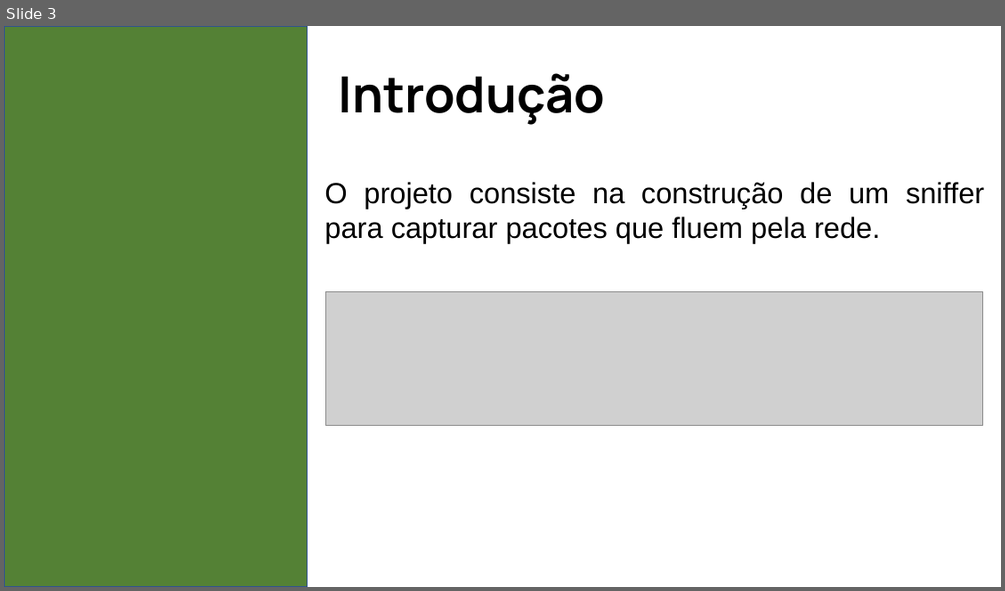
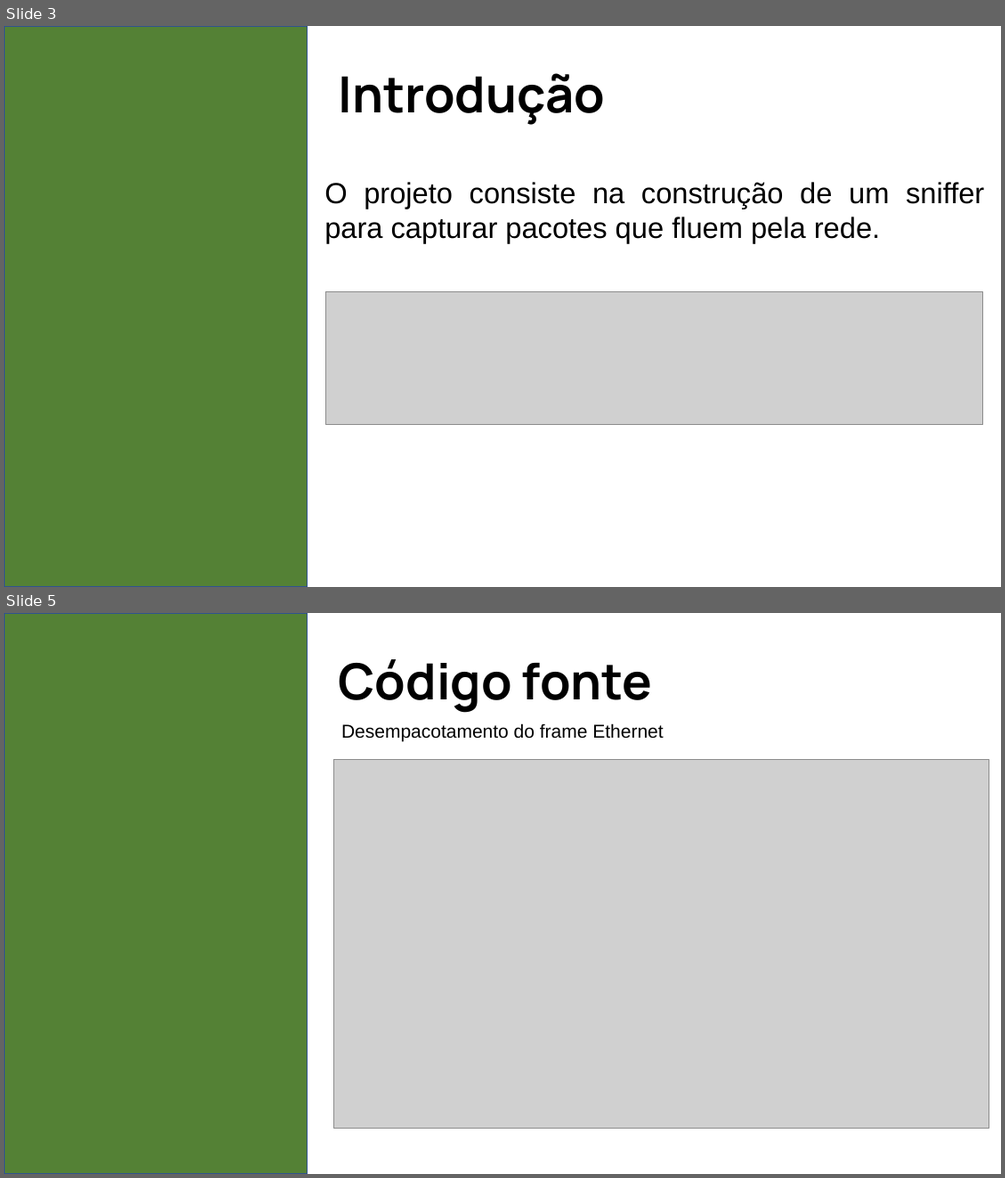
Before and after one commit to erick-andrade1/projeto-redes-2, a slide deck: Slide redes 2.pptx. Shown one above the other, each under a label of ours: slide 3 before the commit, slides 3 and 5 after it; the slides between them are not shown. The pictures are 1005x591 and 1005x1178 pixels, drawn with LibreOffice and Linux fonts; fonts in the diff are those of the drawing; grey boxes stand for pictures. Boxes give left, top, right and bottom in pixels: in the first picture for what was removed or moved away, otherwise in the second. Text is boxed around its words. In the diff, an @@ line names an element or a change of style, - is before the commit and + after.

Commit message:
Alterações na formatação do código

```diff
--- a/Slide redes 2.pptx
+++ b/Slide redes 2.pptx
@@ slide 5 added at box(4, 613, 1001, 1174), background #FFFFFF @@
@@ rectangle added at box(4, 613, 307, 1174), fill #548135, outline #31538F 1 pt @@
@@ text added at box(339, 659, 652, 712), 48 pt, text #000000, bold @@
+Código fonte
@@ text added at box(341, 723, 663, 742), 18 pt, text #000000 @@
+Desempacotamento do frame Ethernet
@@ picture added at box(334, 760, 989, 1128) @@
```
Also in this commit, not shown: 3 slides changed, 6 other slides added, 5 slides removed, 2 other files.
